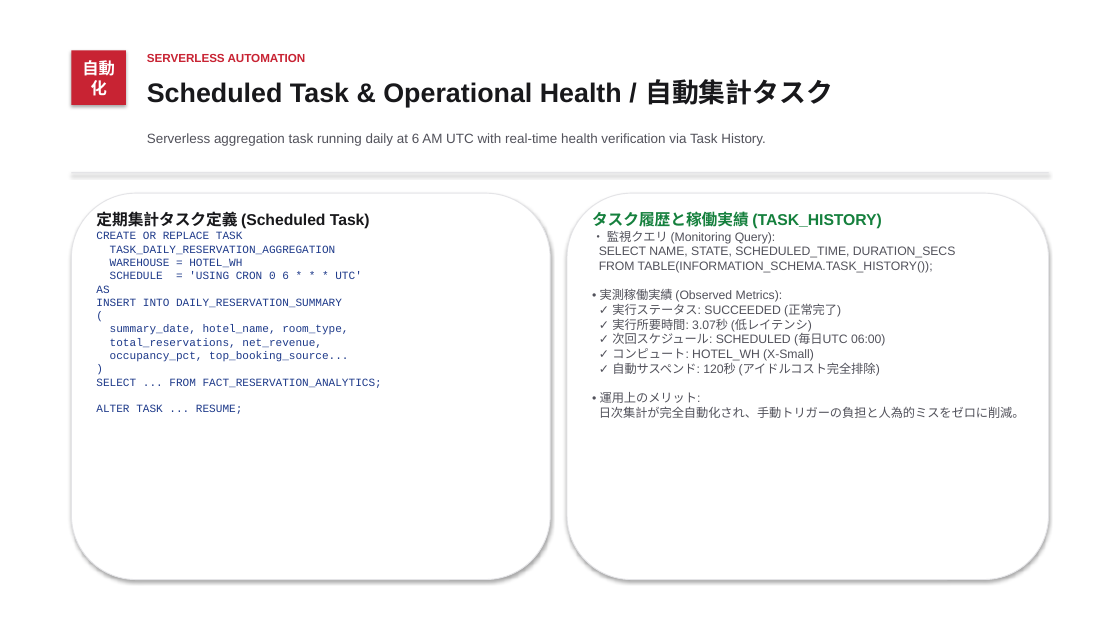
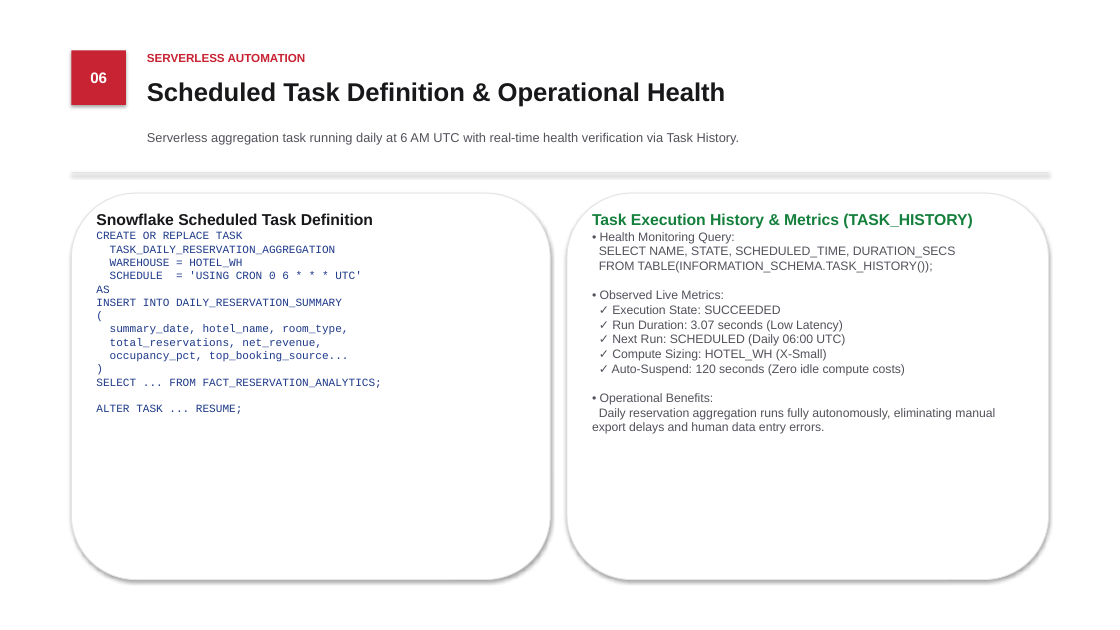
Before and after one commit to ashlesh0805/snowflake-hotel-reservation-analytics, a slide deck: slide 6 of Hotel_Reservation_Analytics_Japanese_Style.pptx. Drawn at 1120x630 pixels with LibreOffice and Linux fonts; fonts in the diff are those of the drawing. Boxes give left, top, right and bottom in pixels: in the first picture for what was removed or moved away, otherwise in the second. Text is boxed around its words. In the diff, an @@ line names an element or a change of style, - is before the commit and + after.

```diff
--- a/Hotel_Reservation_Analytics_Japanese_Style.pptx
+++ b/Hotel_Reservation_Analytics_Japanese_Style.pptx
@@ text in rectangle at (90, 72, 107, 83): text changed; size 14 to 13 pt @@
-自動化
+06
@@ text at (147, 82, 725, 107): text changed; size 23 to 22 pt @@
-Scheduled Task & Operational Health / 自動集計タスク
+Scheduled Task Definition & Operational Health
@@ text "Serverless aggregation task running daily ..." at (147, 132, 740, 145): size 11.5 to 11 pt @@
@@ text at (96, 213, 373, 225): text changed @@
-定期集計タスク定義 (Scheduled Task)
+Snowflake Scheduled Task Definition
@@ text at (592, 213, 995, 434): text changed @@
-タスク履歴と稼働実績 (TASK_HISTORY)
-• 監視クエリ (Monitoring Query):
-SELECT NAME, STATE, SCHEDULED_TIME, DURATION_SECS
-FROM TABLE(INFORMATION_SCHEMA.TASK_HISTORY());
-• 実測稼働実績 (Observed Metrics):
-✓ 実行ステータス: SUCCEEDED (正常完了)
-✓ 実行所要時間: 3.07秒 (低レイテンシ)
-✓ 次回スケジュール: SCHEDULED (毎日UTC 06:00)
-✓ コンピュート: HOTEL_WH (X-Small)
-✓ 自動サスペンド: 120秒 (アイドルコスト完全排除)
-• 運用上のメリット:
-日次集計が完全自動化され、手動トリガーの負担と人為的ミスをゼロに削減。
+Task Execution History & Metrics (TASK_HISTORY)
+• Health Monitoring Query:
+SELECT NAME, STATE, SCHEDULED_TIME, DURATION_SECS
+FROM TABLE(INFORMATION_SCHEMA.TASK_HISTORY());
+• Observed Live Metrics:
+✓ Execution State: SUCCEEDED
+✓ Run Duration: 3.07 seconds (Low Latency)
+✓ Next Run: SCHEDULED (Daily 06:00 UTC)
+✓ Compute Sizing: HOTEL_WH (X-Small)
+✓ Auto-Suspend: 120 seconds (Zero idle compute costs)
+• Operational Benefits:
+Daily reservation aggregation runs fully autonomously, eliminating manual export delays and human data entry errors.
```
Also in this commit, not shown: 6 other slides changed, 2 other files.
